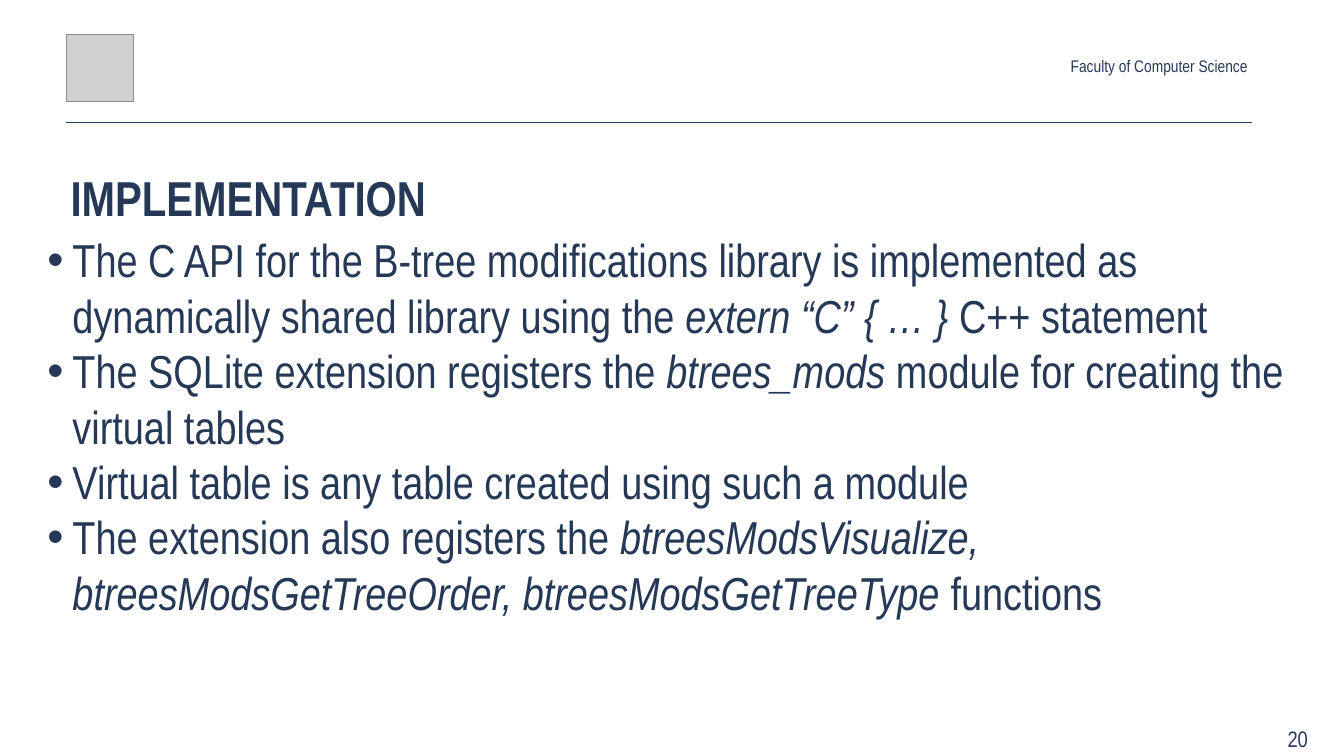
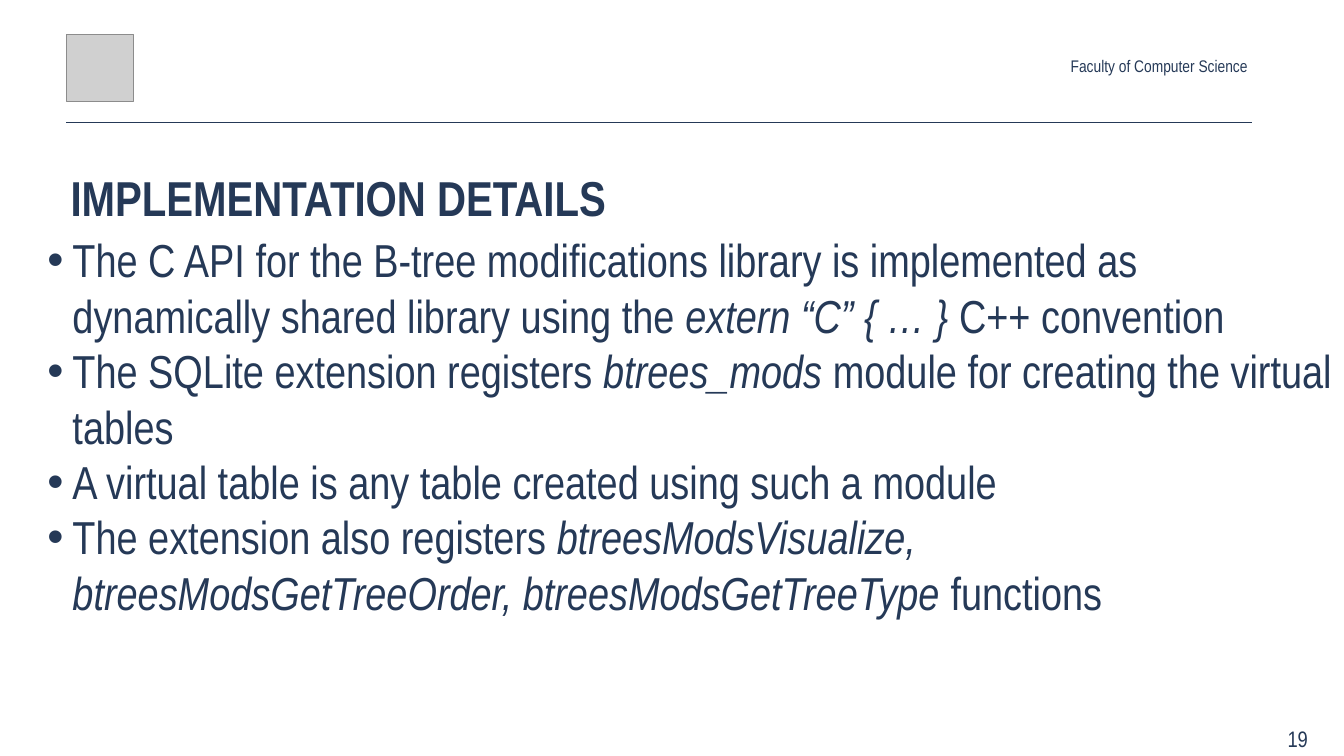
Before and after one commit to Glost/btrees_2019, a slide deck: slide 19 of root/docs/slides/Anton_Rigin_SYRCoSE_2019.pptx (slide 20 before the commit). Drawn at 1344x756 pixels with LibreOffice and Linux fonts; fonts in the diff are those of the drawing; grey boxes stand for pictures. Boxes give left, top, right and bottom in pixels: in the first picture for what was removed or moved away, otherwise in the second. Text is boxed around its words. In the diff, an @@ line names an element or a change of style, - is before the commit and + after.

```diff
--- a/root/docs/slides/Anton_Rigin_SYRCoSE_2019.pptx
+++ b/root/docs/slides/Anton_Rigin_SYRCoSE_2019.pptx
@@ text at box(71, 181, 606, 217): text changed @@
-IMPLEMENTATION
+IMPLEMENTATION DETAILS
@@ text at box(72, 243, 1332, 616): text changed @@
-• The C API for the B-tree modifications library is implemented as dynamically shared library using the extern “C” { … } C++ statement
-• The SQLite extension registers the btrees_mods module for creating the virtual tables
-• Virtual table is any table created using such a module
-• The extension also registers the btreesModsVisualize, btreesModsGetTreeOrder, btreesModsGetTreeType functions
+• The C API for the B-tree modifications library is implemented as dynamically shared library using the extern “C” { … } C++ convention
+• The SQLite extension registers btrees_mods module for creating the virtual tables
+• A virtual table is any table created using such a module
+• The extension also registers btreesModsVisualize, btreesModsGetTreeOrder, btreesModsGetTreeType functions
@@ page number at box(1288, 731, 1308, 747): text changed @@
-20
+19
```
Also in this commit, not shown: 18 other slides changed, 1 other file.
